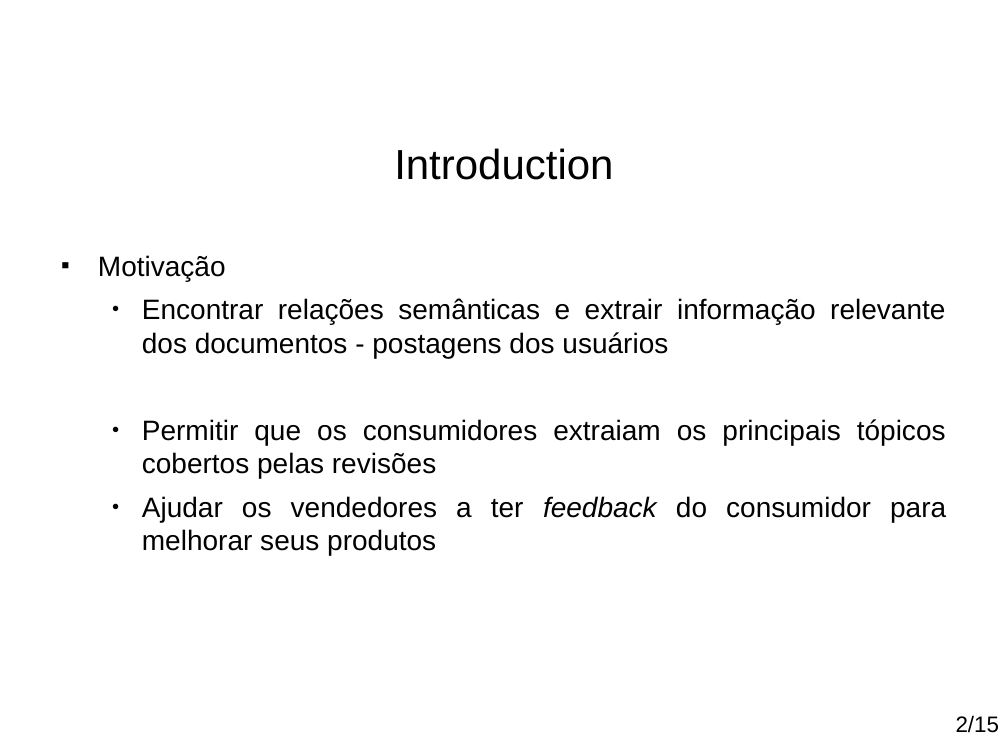
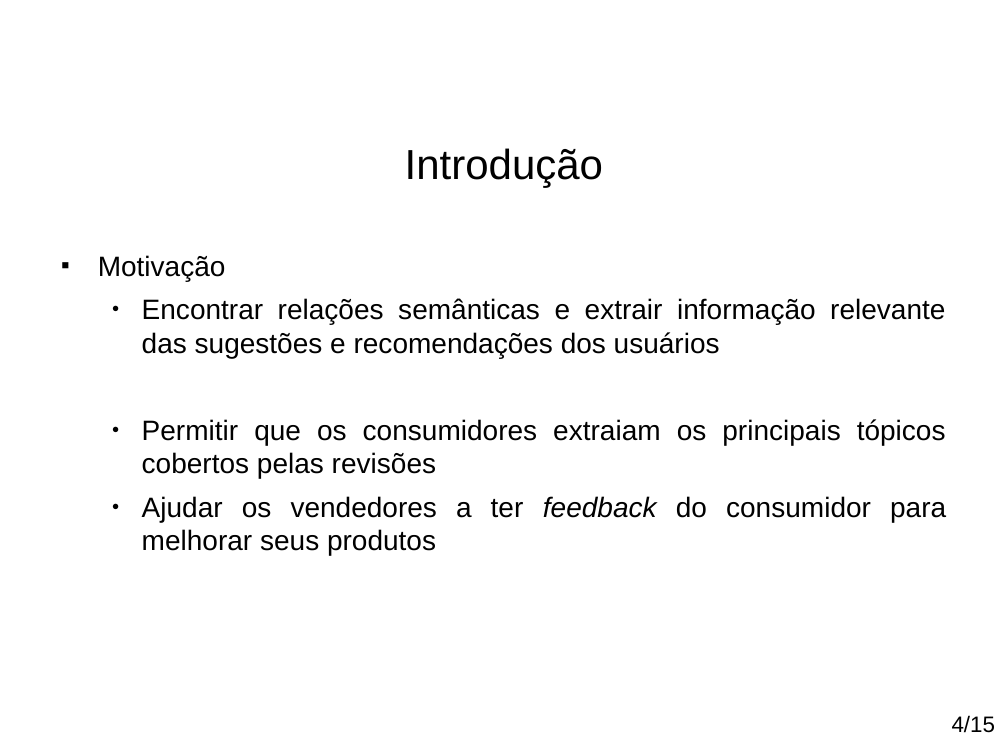
Before and after one commit to paulohq/apresentacao-NLP, a slide deck: slide 5 of apresentacao-mineracao-de-sugestoes.ppt (slide 4 before the commit). Drawn at 1008x756 pixels with LibreOffice and Linux fonts; fonts in the diff are those of the drawing; background and template pictures are left out. Boxes give left, top, right and bottom in pixels: in the first picture for what was removed or moved away, otherwise in the second. Text is boxed around its words. In the diff, an @@ line names an element or a change of style, - is before the commit and + after.

```diff
--- a/apresentacao-mineracao-de-sugestoes.ppt
+++ b/apresentacao-mineracao-de-sugestoes.ppt
@@ title at bbox=[405, 148, 603, 188]: text changed @@
-Introduction
+Introdução
@@ text at bbox=[142, 298, 945, 358]: text changed @@
-  ● Encontrar relações semânticas e extrair informação relevante dos documentos - postagens dos usuários
+  ● Encontrar relações semânticas e extrair informação relevante das sugestões e recomendações dos usuários
@@ text at bbox=[952, 715, 995, 733]: text changed @@
-2/15
+4/15
```
Also in this commit, not shown: 20 other slides changed, 4 slides added, 4 slides removed, 3 other files.
